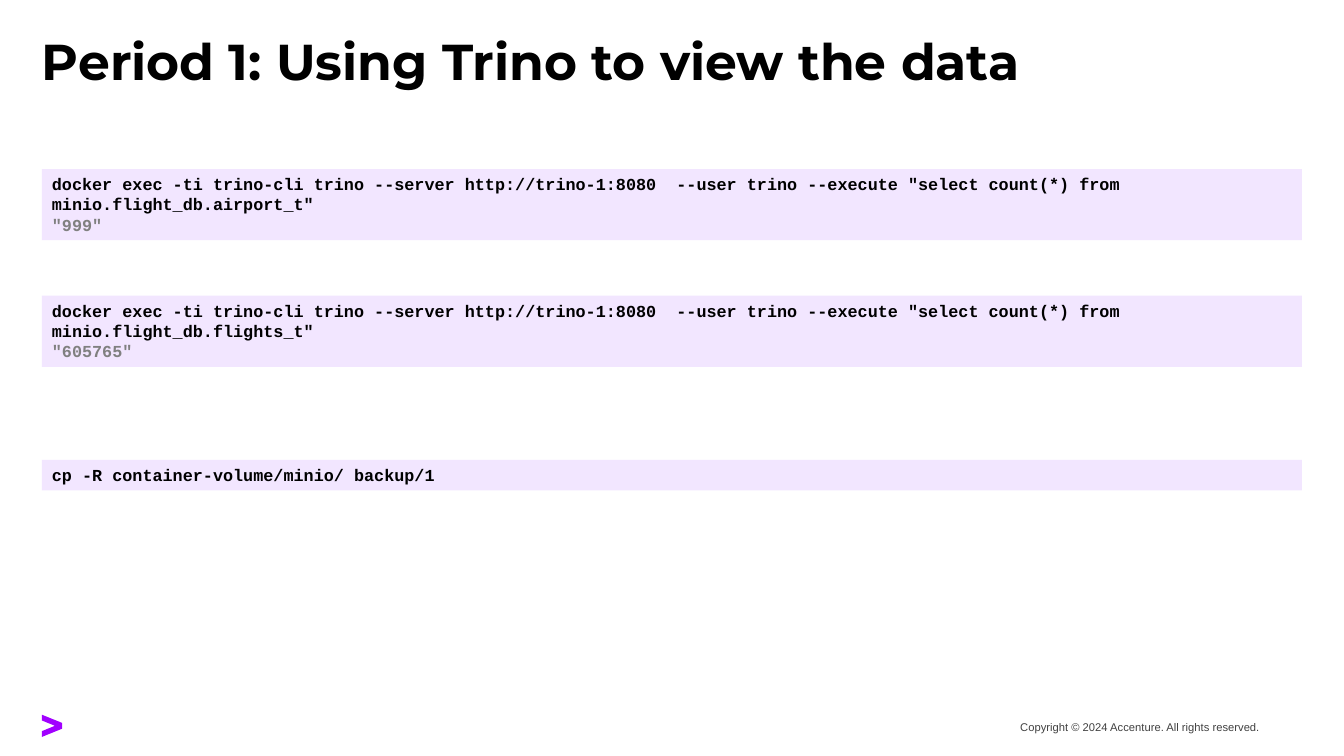
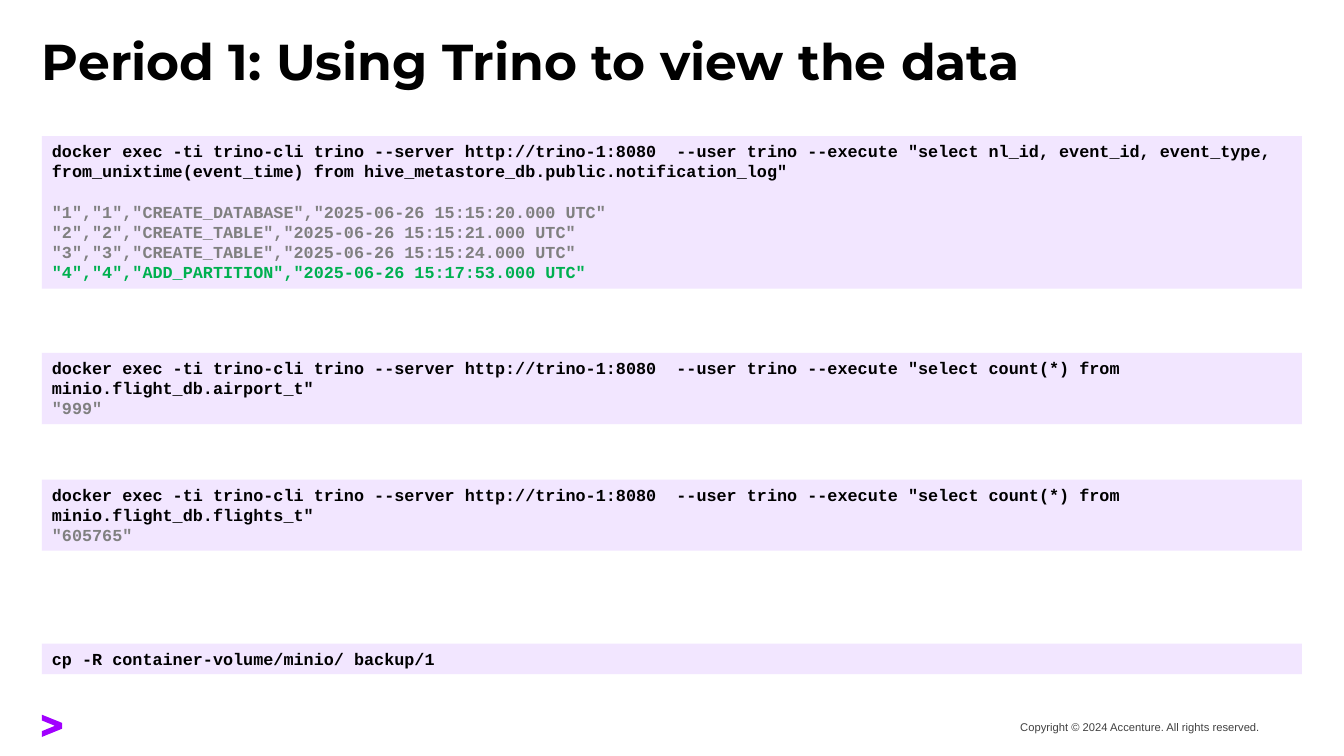
Before and after one commit to tasos71/hms-restore-test, a slide deck: slide 7 of hive-metastore-backup-restore-test.pptx (slide 6 before the commit). Drawn at 1344x756 pixels with LibreOffice and Linux fonts; fonts in the diff are those of the drawing. Boxes give left, top, right and bottom in pixels: in the first picture for what was removed or moved away, otherwise in the second. Text is boxed around its words. In the diff, an @@ line names an element or a change of style, - is before the commit and + after.

```diff
--- a/hive-metastore-backup-restore-test.pptx
+++ b/hive-metastore-backup-restore-test.pptx
@@ rectangle added at [42,136,1303,288], fill #F2E6FF, 12 pt, text #000000, bold @@
+docker exec -ti trino-cli trino --server http://trino-1:8080 --user trino --execute "select nl_id, event_id, event_type, from_unixtime(event_time) from hive_metastore_db.public.notification_log"
+"1","1","CREATE_DATABASE","2025-06-26 15:15:20.000 UTC"
+"2","2","CREATE_TABLE","2025-06-26 15:15:21.000 UTC"
+"3","3","CREATE_TABLE","2025-06-26 15:15:24.000 UTC"
+"4","4","ADD_PARTITION","2025-06-26 15:17:53.000 UTC"
@@ 3 rectangles: place and size @@
-3 rectangles at [42,169,1303,490]
+3 rectangles at [42,353,1303,675]
```
Also in this commit, not shown: 16 other slides changed, 2 slides added, 55 other files.
